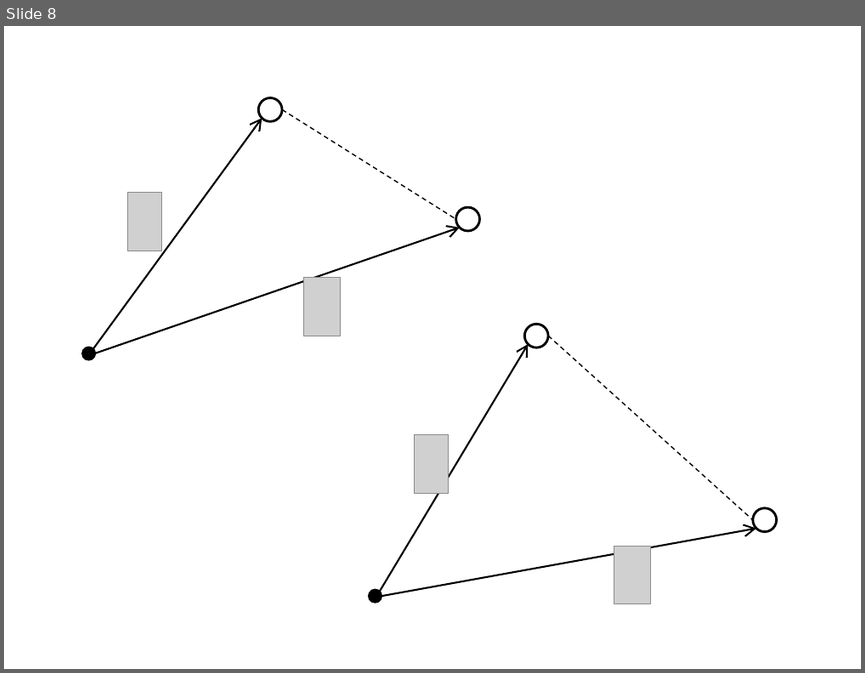
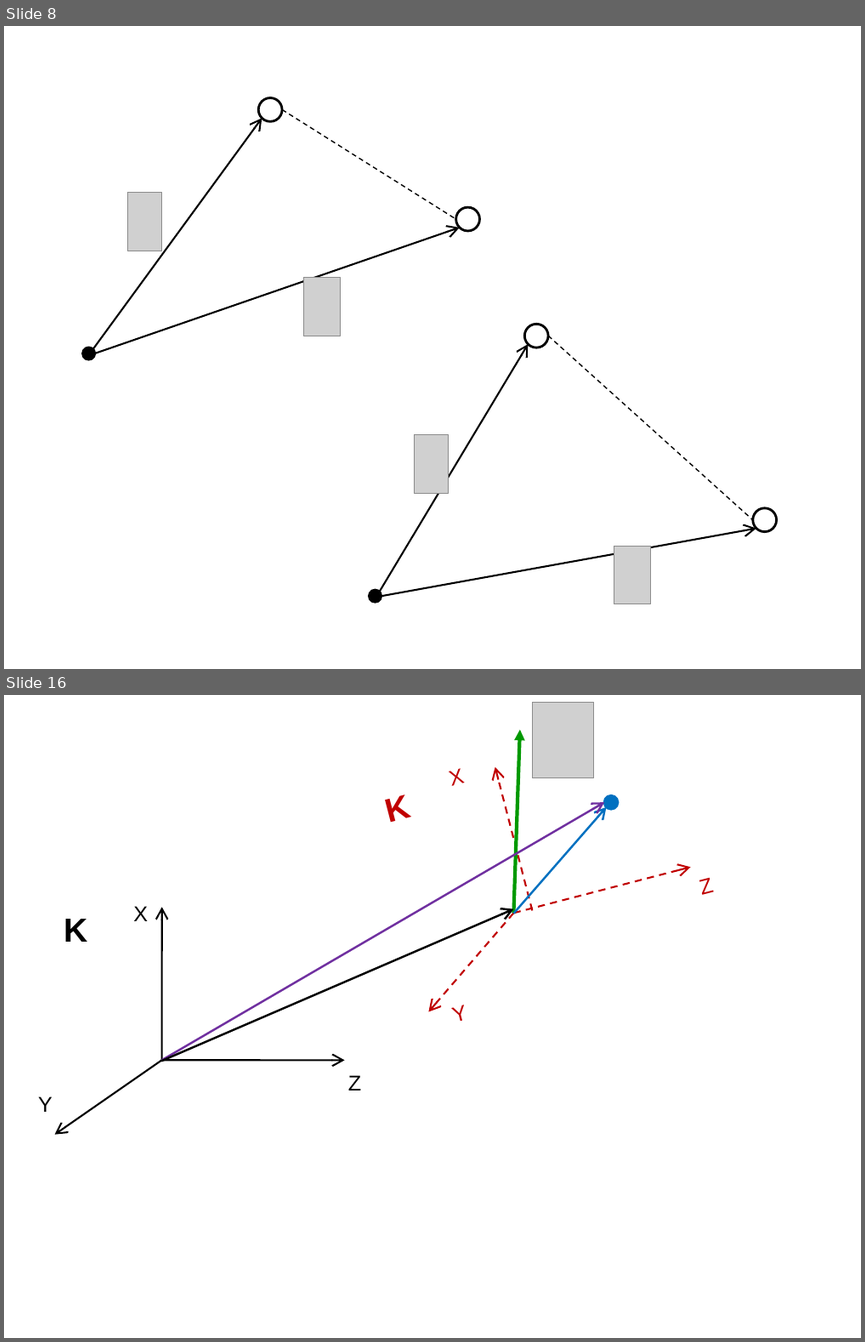
Before and after one commit to l432/NMK, a slide deck: Lecture/Mechanics/sclad.ppt. Shown one above the other, each under a label of ours: slide 8 before the commit, slides 8 and 16 after it; the slides between them are not shown. The pictures are 865x673 and 865x1342 pixels, drawn with LibreOffice and Linux fonts; fonts in the diff are those of the drawing; grey boxes stand for pictures. Boxes give left, top, right and bottom in pixels: in the first picture for what was removed or moved away, otherwise in the second. Text is boxed around its words. In the diff, an @@ line names an element or a change of style, - is before the commit and + after.

```diff
--- a/Lecture/Mechanics/sclad.ppt
+++ b/Lecture/Mechanics/sclad.ppt
@@ slide 16 added at <box>4,695,861,1338</box>, background #FFFFFF @@
@@ picture added at <box>532,703,594,778</box> @@
@@ group added at <box>38,729,715,1134</box>: 10 arrows, 8 texts, 1 ellipse @@
+X
+Z
+Y
+K
+X
+Z
+Y
+K
```
Also in this commit, not shown: 2 slides changed, 8 other slides added.
